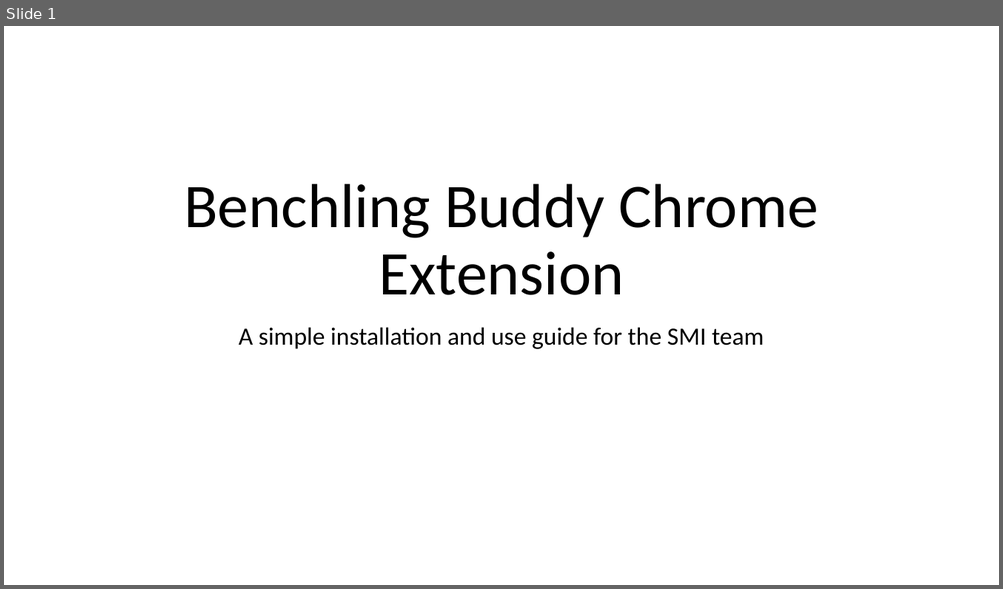
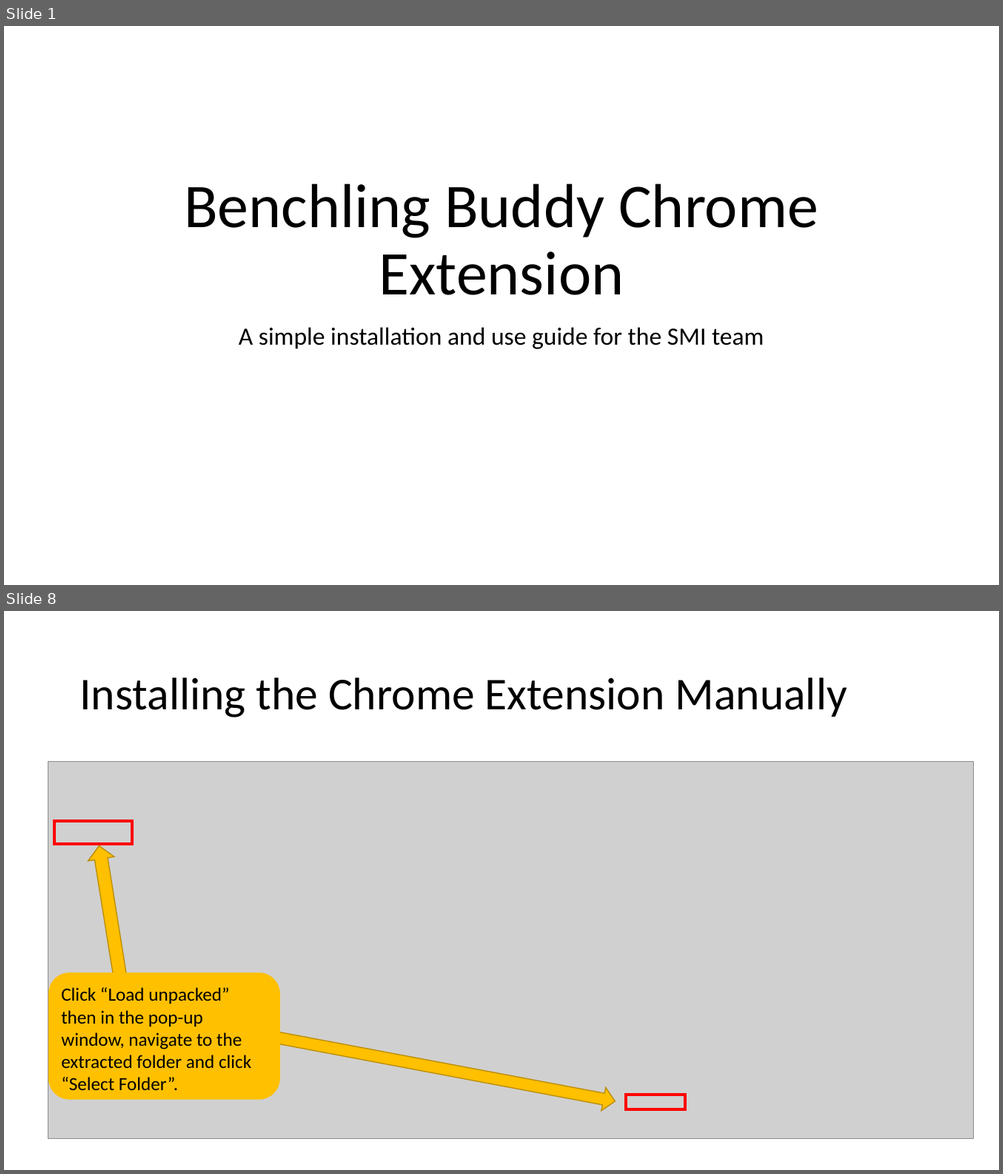
Before and after one commit to 1000000000000000000000000000000/BenchlingBuddy, a slide deck: README.pptx. Shown one above the other, each under a label of ours: slide 1 before the commit, slides 1 and 8 after it; the slides between them are not shown. The pictures are 1003x589 and 1003x1174 pixels, drawn with LibreOffice and Linux fonts; fonts in the diff are those of the drawing; grey boxes stand for pictures. Boxes give left, top, right and bottom in pixels: in the first picture for what was removed or moved away, otherwise in the second. Text is boxed around its words. In the diff, an @@ line names an element or a change of style, - is before the commit and + after.

```diff
--- a/README.pptx
+++ b/README.pptx
@@ slide 8 added at bbox=[4, 611, 999, 1170], background #FFFFFF @@
@@ title added at bbox=[79, 678, 847, 718], 44 pt, text #000000 @@
+Installing the Chrome Extension Manually
@@ picture added at bbox=[48, 762, 973, 1139] @@
@@ rectangle added at bbox=[55, 820, 132, 844], outline #FF0000 3 pt @@
@@ left arrow added at bbox=[86, 844, 151, 1087], fill #FFC000, outline #BD8E00 1 pt @@
@@ rounded rectangle added at bbox=[48, 973, 279, 1099], fill #FFC000 @@
@@ text added at bbox=[61, 988, 251, 1091], 18 pt, text #000000 @@
+Click “Load unpacked” then in the pop-up window, navigate to the extracted folder and click “Select Folder”.
@@ left arrow added at bbox=[253, 1022, 617, 1114], fill #FFC000, outline #BD8E00 1 pt @@
@@ rectangle added at bbox=[626, 1094, 686, 1110], outline #FF0000 3 pt @@
```
Also in this commit, not shown: 1 slide changed, 8 other slides added.
